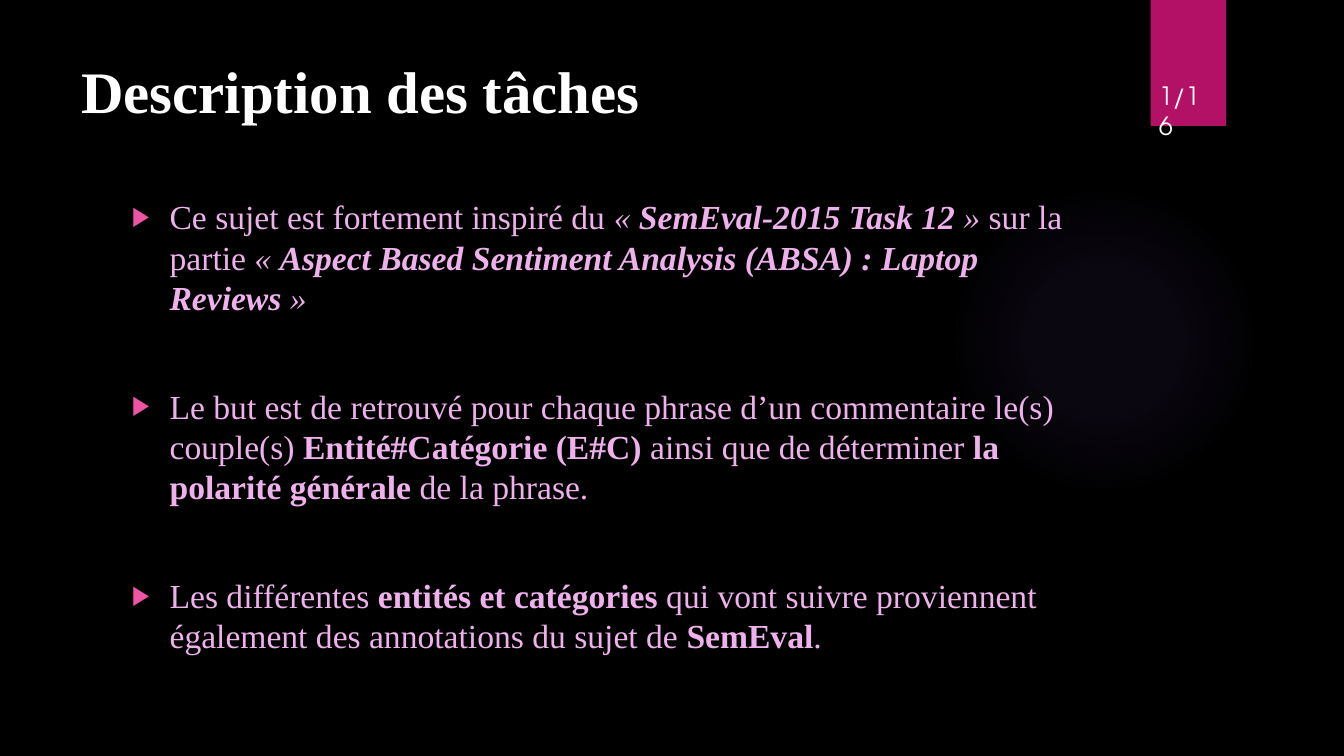
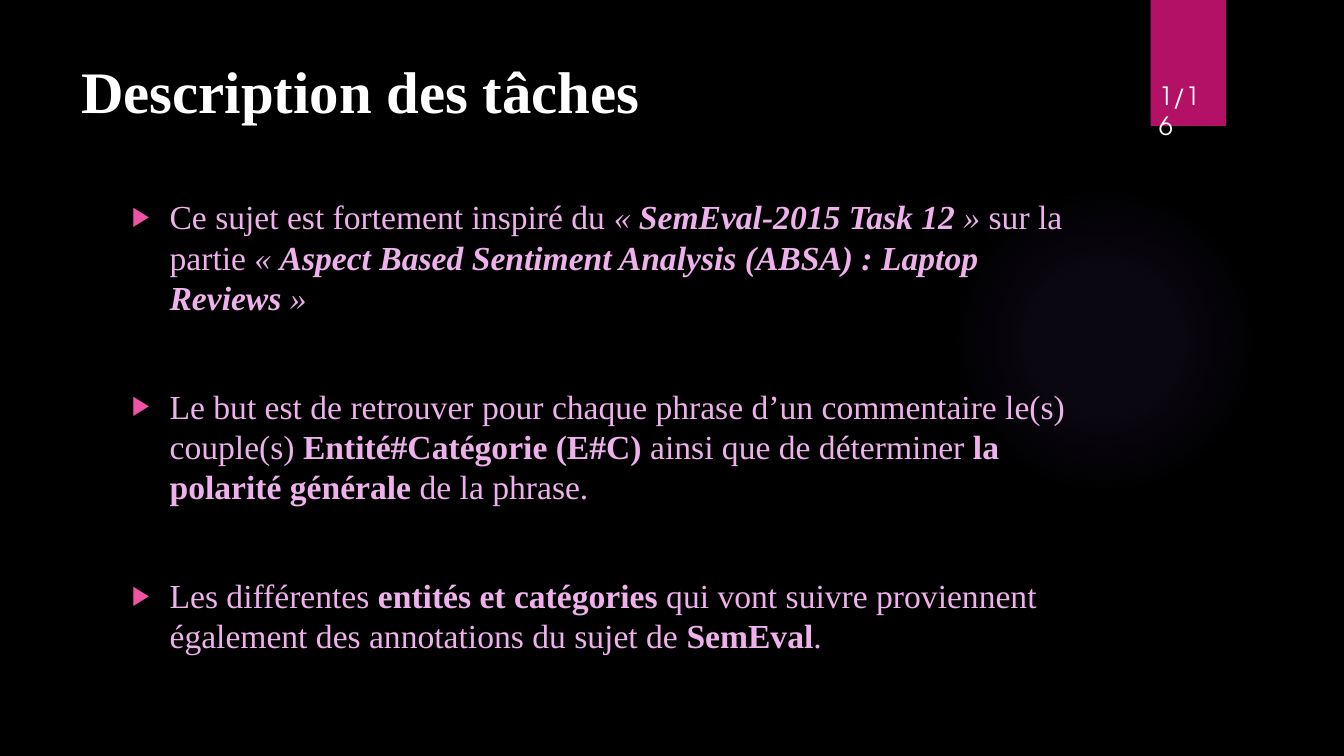
Before and after one commit to WolvesWithSword/TATIA, a slide deck: slide 2 of Rapport/Soutenance.pptx. Drawn at 1344x756 pixels with LibreOffice and Linux fonts; fonts in the diff are those of the drawing; background and template pictures are left out. Boxes give left, top, right and bottom in pixels: in the first picture for what was removed or moved away, otherwise in the second. Text is boxed around its words. In the diff, an @@ line names an element or a change of style, - is before the commit and + after.

```diff
--- a/Rapport/Soutenance.pptx
+++ b/Rapport/Soutenance.pptx
@@ text at box(170, 395, 1065, 506): text changed @@
-▶ Le but est de retrouvé pour chaque phrase d’un commentaire le(s) couple(s) Entité#Catégorie (E#C) ainsi que de déterminer la polarité générale de la phrase.
+▶ Le but est de retrouver pour chaque phrase d’un commentaire le(s) couple(s) Entité#Catégorie (E#C) ainsi que de déterminer la polarité générale de la phrase.
```
Also in this commit, not shown: 5 other slides changed.
